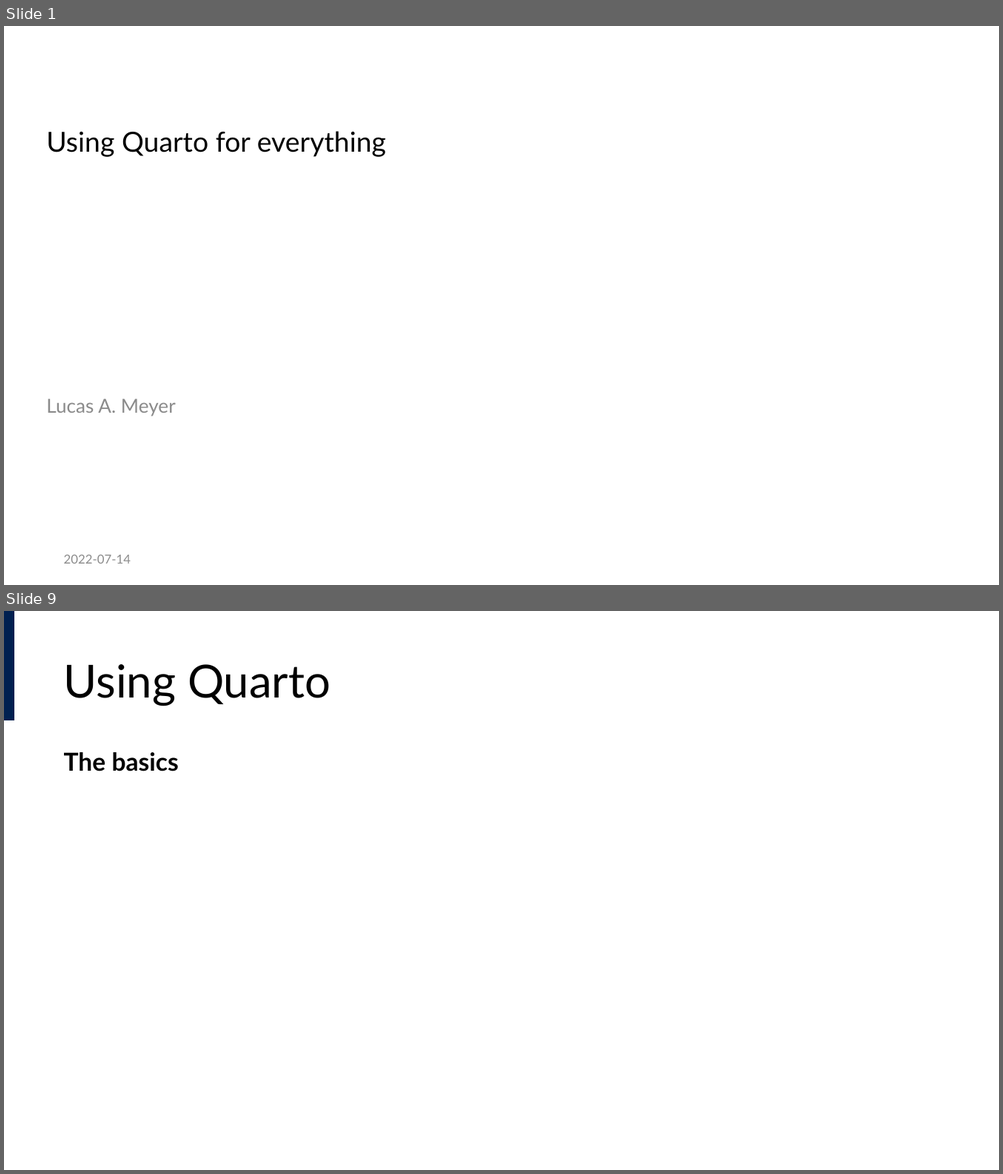
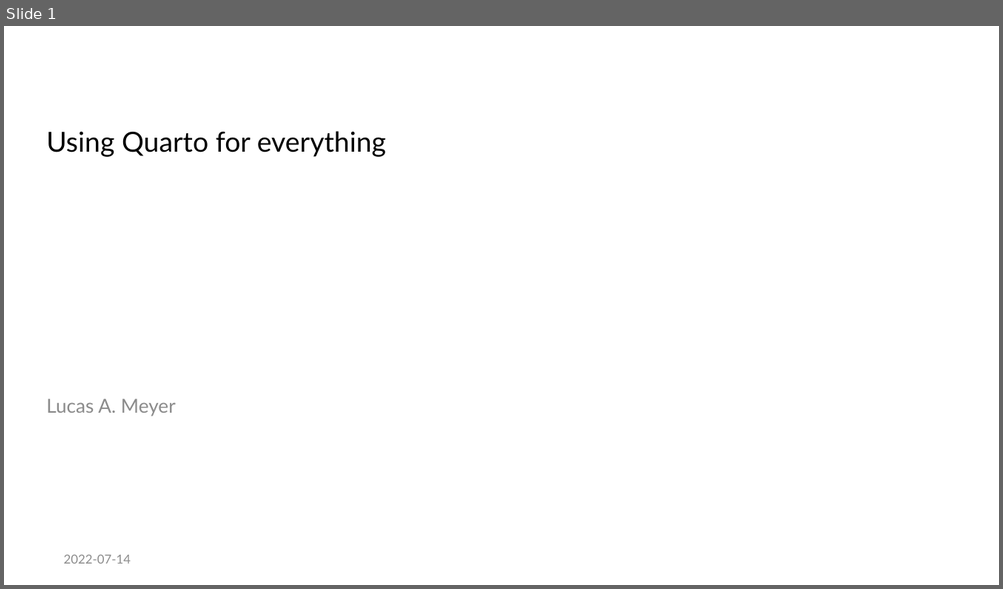
Before and after one commit to lucas-a-meyer/using-quarto, a slide deck: docs/presentation.pptx. Shown one above the other, each under a label of ours: slides 1 and 9 before the commit, slide 1 after it; the slides between them are not shown. The pictures are 1003x1174 and 1003x589 pixels, drawn with LibreOffice and Linux fonts; fonts in the diff are those of the drawing; background and template pictures are left out. Boxes give left, top, right and bottom in pixels: in the first picture for what was removed or moved away, otherwise in the second. Text is boxed around its words. In the diff, an @@ line names an element or a change of style, - is before the commit and + after.

```diff
--- a/docs/presentation.pptx
+++ b/docs/presentation.pptx
@@ slide 9 removed at box(4, 611, 999, 1170), background #FFFFFF @@
@@ rectangle removed at box(4, 611, 14, 721) @@
@@ title removed at box(64, 664, 330, 706) @@
-Using Quarto
@@ text removed at box(64, 752, 179, 772) @@
-The basics
```
Also in this commit, not shown: 19 slides changed, 8 slides added, 10 other slides removed, 43 other files.
